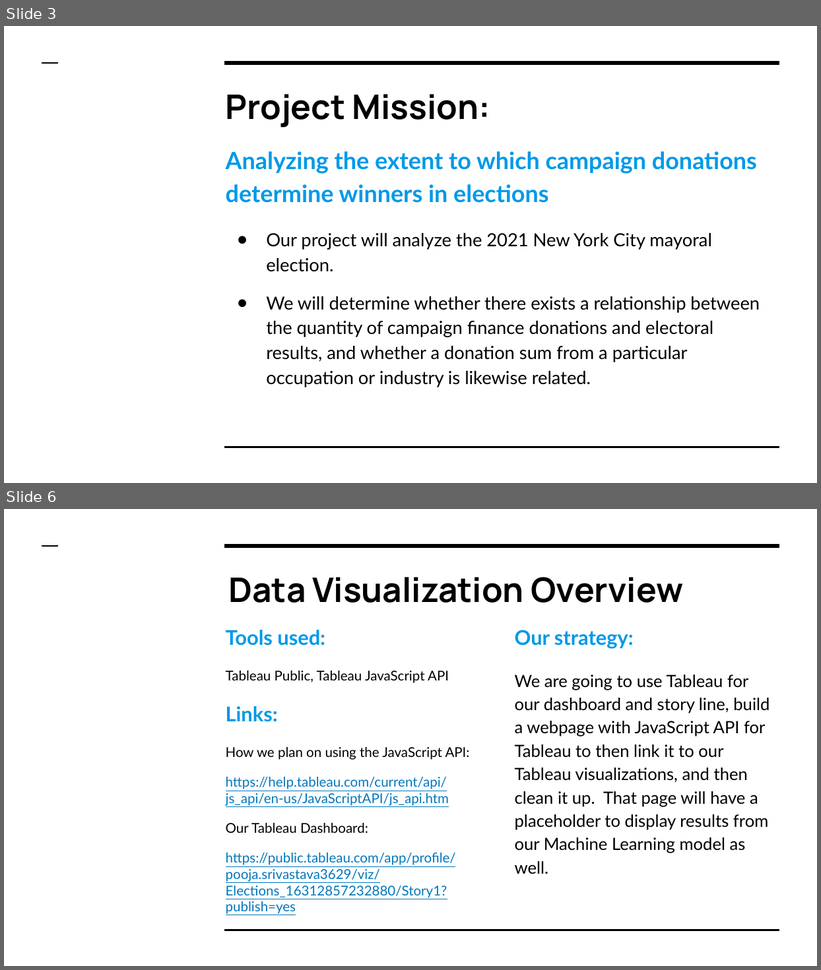
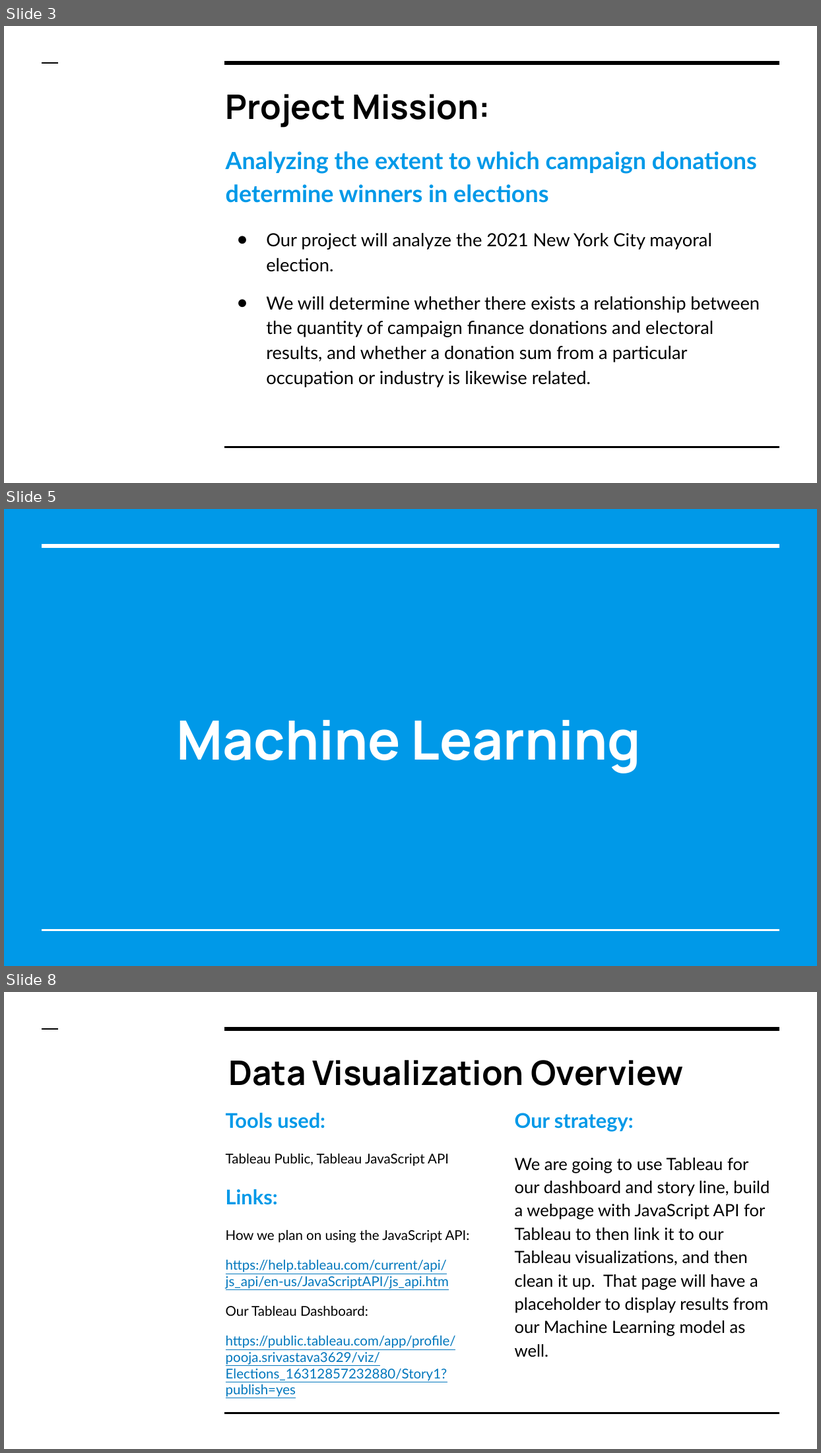
Before and after one commit to ssheggrud/Mod_20_Project, a slide deck: Presentation/Group5Presentation.pptx. Shown one above the other, each under a label of ours: slides 3 and 6 before the commit, slides 3, 5 and 8 after it; the slides between them are not shown. The pictures are 821x970 and 821x1453 pixels, drawn with LibreOffice and Linux fonts; fonts in the diff are those of the drawing. Boxes give left, top, right and bottom in pixels: in the first picture for what was removed or moved away, otherwise in the second. Text is boxed around its words. In the diff, an @@ line names an element or a change of style, - is before the commit and + after.

```diff
--- a/Presentation/Group5Presentation.pptx
+++ b/Presentation/Group5Presentation.pptx
@@ slide 5 added at (4, 509, 817, 966), background #0099E8 @@
@@ line added from (42, 545) to (780, 545), #FFFFFF 3 pt @@
@@ title added at (176, 720, 642, 774), 48 pt, text #FFFFFF, bold @@
+Machine Learning
@@ line added from (42, 930) to (780, 930), #FFFFFF 1.5 pt @@
@@ what was slide 6 is now slide 8 @@
```
Also in this commit, not shown: 2 slides changed, 2 other slides added, 1 slide removed.
